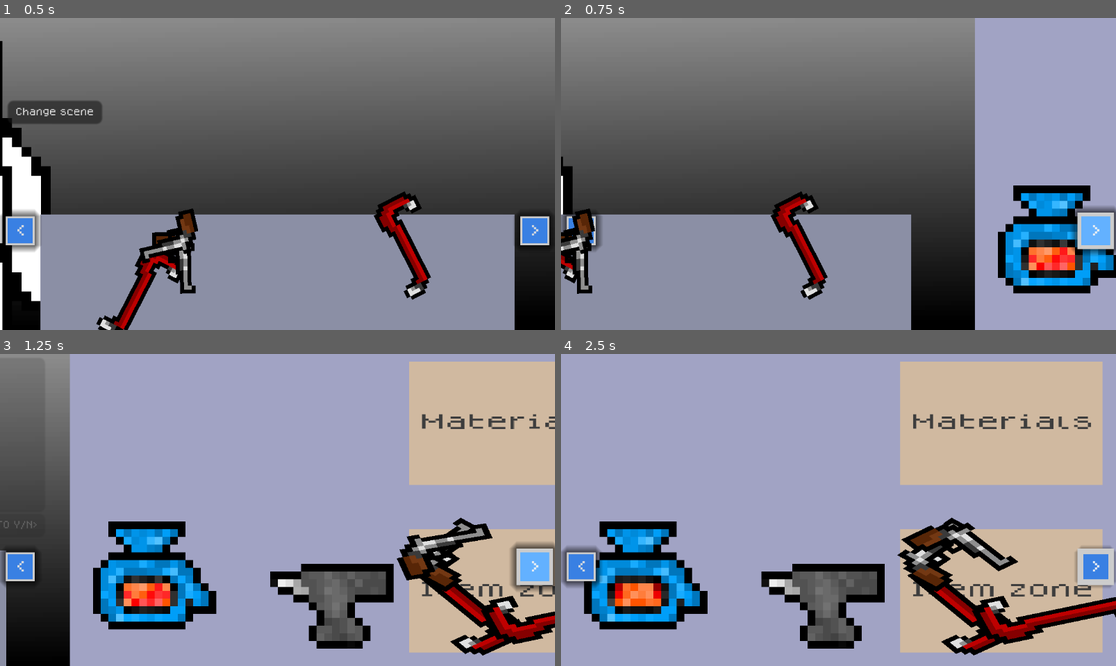
Above: before the commit, frames 1-4 (two rows, left to right).
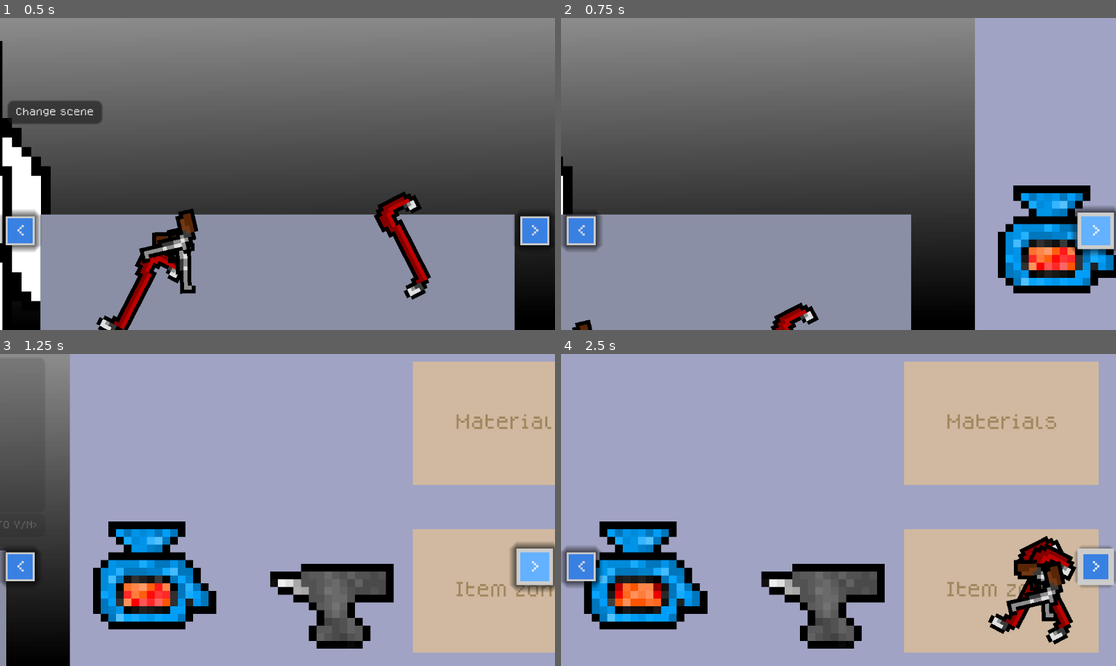
Above: after the commit, the same moments.

Repository: Azzty/projekt-kriminell
Game: Godot game, scene res://Scenes/Levels/store.tscn
Two runs of this game, one before a commit and one after it. Both use one fixed random seed, a clock stepped at 60 frames per second and the inputs below. This scene is started directly instead of the project's main scene.
Inputs (mouse positions are in pixels of both pictures, inside the frame that each line leads up to):
- Up to frame 1 (0.5 s): no input
- Up to frame 2 (0.75 s): click ">" at 0.5 s
- Up to frame 3 (1.25 s): no input
- Up to frame 4 (2.5 s): click "<" at 1.25 s; move the mouse to (960, 494) at 2.02 s; hold D (move_right) from 2.03 s (still down); tap E (interact_e) at 2.1 s; click (960, 494) at 2.17 s

Frame 1 is identical in both runs. In frame 2, 2.9% of the frame differs, in the area x 0-49%, y 55-100%; in frame 3, 5.5%; in frame 4, 9.4%, in the area x 60-100%, y 2-97%.

Commit message:
Made furnace consume items
- Made furnace delete valid items and add their name to internal inventory
- Added function to find first parent of class to utils

Diff:
--- a/Scenes/Levels/workshop.tscn
+++ b/Scenes/Levels/workshop.tscn
@@ -1,10 +1,10 @@
-[gd_scene load_steps=16 format=3 uid="uid://bw457hihc7a4e"]
+[gd_scene load_steps=11 format=3 uid="uid://bw457hihc7a4e"]
 
-[ext_resource type="Texture2D" uid="uid://bt8w6yq8repob" path="res://Assets/spritesheets/furnace.png" id="1_87fs4"]
 [ext_resource type="Script" uid="uid://bqvd6ter8ulmp" path="res://Scripts/World/Store/store_workshop.gd" id="1_xjikw"]
 [ext_resource type="Theme" uid="uid://difjd64jhu5hr" path="res://Assets/Themes/Main.tres" id="2_3uw30"]
 [ext_resource type="Script" uid="uid://d072qu4i70x61" path="res://Scripts/Items/movable_item.gd" id="2_vt3hl"]
-[ext_resource type="Texture2D" uid="uid://ghkrp0aax12d" path="res://Assets/sprites/anvil.png" id="3_aag5i"]
+[ext_resource type="PackedScene" uid="uid://dwxucpdl0c6tb" path="res://Scenes/Objects/Interactable Objects/furnace.tscn" id="3_vt3hl"]
+[ext_resource type="PackedScene" uid="uid://yxwb4g3hklg7" path="res://Scenes/Objects/Interactable Objects/anvil.tscn" id="4_vt3hl"]
 
 [sub_resource type="Gradient" id="Gradient_wm04y"]
 offsets = PackedFloat32Array(1)
@@ -15,46 +15,8 @@
 fill_from = Vector2(1, 1)
 fill_to = Vector2(0.978632, 0.0726496)
 
-[sub_resource type="AtlasTexture" id="AtlasTexture_xjikw"]
-atlas = ExtResource("1_87fs4")
-region = Rect2(16, 16, 16, 16)
-
-[sub_resource type="AtlasTexture" id="AtlasTexture_aag5i"]
-atlas = ExtResource("1_87fs4")
-region = Rect2(0, 16, 16, 16)
-
-[sub_resource type="AtlasTexture" id="AtlasTexture_3uw30"]
-atlas = ExtResource("1_87fs4")
-region = Rect2(16, 0, 16, 16)
-
-[sub_resource type="AtlasTexture" id="AtlasTexture_vt3hl"]
-atlas = ExtResource("1_87fs4")
-region = Rect2(0, 0, 16, 16)
-
-[sub_resource type="SpriteFrames" id="SpriteFrames_yqspi"]
-animations = [{
-"frames": [{
-"duration": 1.0,
-"texture": SubResource("AtlasTexture_xjikw")
-}, {
-"duration": 1.0,
-"texture": SubResource("AtlasTexture_aag5i")
-}, {
-"duration": 1.0,
-"texture": SubResource("AtlasTexture_3uw30")
-}],
-"loop": true,
-"name": &"active",
-"speed": 6.0
-}, {
-"frames": [{
-"duration": 1.0,
-"texture": SubResource("AtlasTexture_vt3hl")
-}],
-"loop": true,
-"name": &"idle",
-"speed": 0.0
-}]
+[sub_resource type="RectangleShape2D" id="RectangleShape2D_3uw30"]
+size = Vector2(101, 64)
 
 [sub_resource type="Gradient" id="Gradient_87fs4"]
 offsets = PackedFloat32Array(1)
@@ -63,12 +25,9 @@
 [sub_resource type="GradientTexture2D" id="GradientTexture2D_3uw30"]
 gradient = SubResource("Gradient_87fs4")
 
-[sub_resource type="RectangleShape2D" id="RectangleShape2D_3uw30"]
-size = Vector2(64, 64)
-
 [node name="Workshop" type="Node2D" node_paths=PackedStringArray("item_zone_cshape")]
 script = ExtResource("1_xjikw")
-item_zone_cshape = NodePath("ItemZone/Area2D/CollisionShape2D")
+item_zone_cshape = NodePath("ItemZone/CollisionShape2D")
 item_move_script = ExtResource("2_vt3hl")
 
 [node name="Workbench" type="Sprite2D" parent="."]
@@ -80,18 +39,17 @@
 [node name="Camera2D" type="Camera2D" parent="."]
 zoom = Vector2(4, 4)
 
-[node name="Furnace" type="AnimatedSprite2D" parent="."]
+[node name="Furnace" parent="." instance=ExtResource("3_vt3hl")]
 position = Vector2(-100, 30)
-scale = Vector2(4, 4)
-sprite_frames = SubResource("SpriteFrames_yqspi")
-animation = &"active"
-autoplay = "active"
-frame_progress = 0.865892
 
-[node name="ItemZone" type="Sprite2D" parent="."]
+[node name="Anvil" parent="." instance=ExtResource("4_vt3hl")]
+position = Vector2(-8, 50)
+
+[node name="ItemZone" type="Area2D" parent="."]
 position = Vector2(84.5, 42)
-scale = Vector2(1.64063, 1)
-texture = SubResource("GradientTexture2D_3uw30")
+
+[node name="CollisionShape2D" type="CollisionShape2D" parent="ItemZone"]
+shape = SubResource("RectangleShape2D_3uw30")
 
 [node name="Label" type="Label" parent="ItemZone"]
 offset_left = -32.0
@@ -107,21 +65,22 @@
 autowrap_mode = 2
 metadata/_edit_lock_ = true
 
-[node name="Area2D" type="Area2D" parent="ItemZone"]
+[node name="Sprite2D" type="Sprite2D" parent="ItemZone"]
+scale = Vector2(1.57813, 1)
+texture = SubResource("GradientTexture2D_3uw30")
 
-[node name="CollisionShape2D" type="CollisionShape2D" parent="ItemZone/Area2D"]
+[node name="MaterialZone" type="Area2D" parent="."]
+position = Vector2(84.5, 42)
+
+[node name="CollisionShape2D" type="CollisionShape2D" parent="MaterialZone"]
+position = Vector2(0, -87)
 shape = SubResource("RectangleShape2D_3uw30")
-
-[node name="MaterialZone" type="Sprite2D" parent="."]
-position = Vector2(84.5, -45)
-scale = Vector2(1.64063, 1)
-texture = SubResource("GradientTexture2D_3uw30")
 
 [node name="Label" type="Label" parent="MaterialZone"]
 offset_left = -32.0
-offset_top = -32.0
+offset_top = -119.0
 offset_right = 32.0
-offset_bottom = 32.0
+offset_bottom = -55.0
 theme = ExtResource("2_3uw30")
 theme_override_colors/font_color = Color(0.24, 0.24, 0.24, 1)
 theme_override_font_sizes/font_size = 8
@@ -131,14 +90,7 @@
 autowrap_mode = 2
 metadata/_edit_lock_ = true
 
-[node name="Area2D" type="Area2D" parent="MaterialZone"]
-position = Vector2(0, 87)
-
-[node name="CollisionShape2D" type="CollisionShape2D" parent="MaterialZone/Area2D"]
+[node name="Sprite2D" type="Sprite2D" parent="MaterialZone"]
 position = Vector2(0, -87)
-shape = SubResource("RectangleShape2D_3uw30")
-
-[node name="Sprite2D" type="Sprite2D" parent="."]
-position = Vector2(-8, 50)
-scale = Vector2(4, 4)
-texture = ExtResource("3_aag5i")
+scale = Vector2(1.57812, -1)
+texture = SubResource("GradientTexture2D_3uw30")
--- /dev/null
+++ b/Scenes/Objects/Interactable Objects/anvil.tscn
@@ -0,0 +1,17 @@
+[gd_scene load_steps=3 format=3 uid="uid://yxwb4g3hklg7"]
+
+[ext_resource type="Texture2D" uid="uid://ghkrp0aax12d" path="res://Assets/sprites/anvil.png" id="1_dbjif"]
+
+[sub_resource type="RectangleShape2D" id="RectangleShape2D_dbjif"]
+size = Vector2(16, 7)
+
+[node name="Anvil" type="Sprite2D"]
+scale = Vector2(4, 4)
+texture = ExtResource("1_dbjif")
+
+[node name="Area2D" type="Area2D" parent="."]
+
+[node name="CollisionShape2D" type="CollisionShape2D" parent="Area2D"]
+position = Vector2(0, -7)
+shape = SubResource("RectangleShape2D_dbjif")
+debug_color = Color(0, 0.941176, 0.0313726, 0.321569)
--- /dev/null
+++ b/Scenes/Objects/Interactable Objects/furnace.tscn
@@ -0,0 +1,67 @@
+[gd_scene load_steps=9 format=3 uid="uid://dwxucpdl0c6tb"]
+
+[ext_resource type="Texture2D" uid="uid://bt8w6yq8repob" path="res://Assets/spritesheets/furnace.png" id="1_8qxmj"]
+[ext_resource type="Script" uid="uid://b81icrwck86sq" path="res://Scripts/Items/furnace.gd" id="2_vy0ry"]
+
+[sub_resource type="AtlasTexture" id="AtlasTexture_xjikw"]
+atlas = ExtResource("1_8qxmj")
+region = Rect2(16, 16, 16, 16)
+
+[sub_resource type="AtlasTexture" id="AtlasTexture_aag5i"]
+atlas = ExtResource("1_8qxmj")
+region = Rect2(0, 16, 16, 16)
+
+[sub_resource type="AtlasTexture" id="AtlasTexture_3uw30"]
+atlas = ExtResource("1_8qxmj")
+region = Rect2(16, 0, 16, 16)
+
+[sub_resource type="AtlasTexture" id="AtlasTexture_vt3hl"]
+atlas = ExtResource("1_8qxmj")
+region = Rect2(0, 0, 16, 16)
+
+[sub_resource type="SpriteFrames" id="SpriteFrames_yqspi"]
+animations = [{
+"frames": [{
+"duration": 1.0,
+"texture": SubResource("AtlasTexture_xjikw")
+}, {
+"duration": 1.0,
+"texture": SubResource("AtlasTexture_aag5i")
+}, {
+"duration": 1.0,
+"texture": SubResource("AtlasTexture_3uw30")
+}],
+"loop": true,
+"name": &"active",
+"speed": 6.0
+}, {
+"frames": [{
+"duration": 1.0,
+"texture": SubResource("AtlasTexture_vt3hl")
+}],
+"loop": true,
+"name": &"idle",
+"speed": 0.0
+}]
+
+[sub_resource type="RectangleShape2D" id="RectangleShape2D_8qxmj"]
+size = Vector2(10, 10.1383)
+
+[node name="Furnace" type="AnimatedSprite2D"]
+scale = Vector2(4, 4)
+sprite_frames = SubResource("SpriteFrames_yqspi")
+animation = &"active"
+autoplay = "active"
+frame_progress = 0.865892
+script = ExtResource("2_vy0ry")
+
+[node name="Area2D" type="Area2D" parent="."]
+
+[node name="DropShape" type="CollisionShape2D" parent="Area2D"]
+unique_name_in_owner = true
+position = Vector2(-1, -7)
+shape = SubResource("RectangleShape2D_8qxmj")
+debug_color = Color(0, 0.94, 0.0313333, 0.321569)
+
+[connection signal="area_entered" from="Area2D" to="." method="_on_area_2d_area_entered"]
+[connection signal="area_exited" from="Area2D" to="." method="_on_area_2d_area_exited"]
--- a/Scenes/Objects/Interactable Objects/movable_item.tscn
+++ b/Scenes/Objects/Interactable Objects/movable_item.tscn
@@ -1,8 +1,19 @@
-[gd_scene load_steps=3 format=3 uid="uid://ce1e6off6xfnt"]
+[gd_scene load_steps=4 format=3 uid="uid://ce1e6off6xfnt"]
 
 [ext_resource type="Texture2D" uid="uid://b31o3k82w6koe" path="res://Assets/sprites/Items/Misc/apple.png" id="1_fxa2p"]
 [ext_resource type="Script" uid="uid://d072qu4i70x61" path="res://Scripts/Items/movable_item.gd" id="2_hpxu4"]
 
+[sub_resource type="RectangleShape2D" id="RectangleShape2D_r35oa"]
+size = Vector2(8, 8)
+
 [node name="movable_item" type="Sprite2D"]
 texture = ExtResource("1_fxa2p")
 script = ExtResource("2_hpxu4")
+
+[node name="Area2D" type="Area2D" parent="."]
+
+[node name="CollisionShape2D" type="CollisionShape2D" parent="Area2D"]
+unique_name_in_owner = true
+shape = SubResource("RectangleShape2D_r35oa")
+
+[connection signal="texture_changed" from="." to="." method="_on_texture_changed"]
--- /dev/null
+++ b/Scripts/Items/furnace.gd
@@ -0,0 +1,40 @@
+extends AnimatedSprite2D
+
+@onready var drop_cshape := %DropShape
+
+var items_in_drop_area = []
+
+@export var items_in_machine: Array
+
+func _on_area_2d_area_entered(area: Area2D) -> void:
+	print("I've been entered 😈😈😈")
+	var item: Sprite2D = Utilities.find_first_parent_of_class(area, "Sprite2D")
+	if not item.has_meta("item_properties"): return
+
+	self_modulate.r = 1.5
+	self_modulate.g = 1.5
+	self_modulate.b = 1.5
+
+	items_in_drop_area.append(item)
+
+func _on_area_2d_area_exited(area: Area2D) -> void:
+	var item: Sprite2D = Utilities.find_first_parent_of_class(area, "Sprite2D")
+	if not item.has_meta("item_properties"): return
+
+	self_modulate.r = 1
+	self_modulate.g = 1
+	self_modulate.b = 1
+
+	items_in_drop_area.erase(item)
+
+func _input(event: InputEvent) -> void:
+	if not event is InputEventMouseButton: return
+	if event.button_index != MOUSE_BUTTON_LEFT: return
+	if event.is_released():
+		for item: Sprite2D in items_in_drop_area:
+			var item_name: String = item.get_meta("item_properties").name
+			items_in_machine.append(item_name)
+			item.queue_free()
+		items_in_drop_area.clear()
+
+## TODO: Make it process finished goods into raw materials
--- a/Scripts/Items/game_item_class.gd
+++ b/Scripts/Items/game_item_class.gd
@@ -5,6 +5,8 @@
 var name: String
 var value: float
 var tags: Array
+
+## TODO: Add materials to items, for example: {"iron": 2, "wood": 1}
 
 static var item_data = {
 	"Revolver": {
--- a/Scripts/Items/movable_item.gd
+++ b/Scripts/Items/movable_item.gd
@@ -4,6 +4,7 @@
 @export var customer_drop_shape: CollisionShape2D
 @export var customer: Node
 @export var sold_particle_effect: GPUParticles2D
+@export var target_position: Vector2
 
 @onready var customer_requested_tags: Array[String]
 
@@ -40,10 +41,21 @@
 	# If out of bounds happened on this frame, bounce back
 	_keep_within_bounds()
 
-	if global_position.distance_to(grab_position) < 1.0 or holding_mouse0:
+	if holding_mouse0:
 		released_out_of_bounds = false
 	if released_out_of_bounds:
-		global_position = global_position.lerp(grab_position, 0.1)
+		print("Grab position out of bounds")
+		var rect = bounds_cshape.shape.get_rect()
+
+		if not rect.has_point(grab_position):
+			grab_position = Vector2(
+				0.3 * randi_range(-rect.size.x, rect.size.x),
+				0.3 * randi_range(-rect.size.y, rect.size.y)
+				)
+
+		print("Going to: ", grab_position)
+		position = position.lerp(grab_position, 0.1)
+		if position.distance_to(grab_position) < 1.0: released_out_of_bounds = false
 	# Move item towards mouse
 	acceleration = delta_position * STIFFNESS
 	velocity += acceleration
@@ -57,6 +69,7 @@
 
 	var bounds = bounds_cshape.shape.get_rect()
 	# Check if out of bounds
+
 	var outX = position.x < bounds.position.x or position.x > bounds.end.x
 	var outY = position.y < bounds.position.y or position.y > bounds.end.y
 
@@ -70,7 +83,6 @@
 		# If dropped on customer
 		if customer_drop_shape.shape.get_rect().has_point(local_mouse_pos):
 			_sell_item()
-
 
 	# If not yet out of bounds then reverse velocity (avoids getting stuck on edge)
 	if outX and not isOutOfBounds:
@@ -123,3 +135,7 @@
 		holding_mouse0 = true
 		grab_position = get_global_mouse_position()
 		get_viewport().set_input_as_handled()
+
+func _on_texture_changed() -> void:
+	var shape: RectangleShape2D = $%CollisionShape2D.shape
+	shape.size = get_rect().size
--- a/Scripts/Utilities/Utils.gd
+++ b/Scripts/Utilities/Utils.gd
@@ -13,3 +13,13 @@
 	var big_file_path: String = base_path + file_name + "_big." + file_extension
 
 	return big_file_path
+
+func find_first_parent_of_class(node:Node, class_type: String):
+	var parent = node.get_parent()
+	if parent:
+		if parent.get_class() == class_type:
+			return parent
+		else:
+			find_first_parent_of_class(parent, class_type)
+	else:
+		return null
--- a/Scripts/World/Store/store.gd
+++ b/Scripts/World/Store/store.gd
@@ -6,17 +6,26 @@
 ## TODO: Hide button when reaching edge
 
 var is_switching_scenes := false
+var current_scene := "shop"
+
+const MOVE_AMOUNT = Vector2(300, 0)
 
 func _on_button_to_shop_pressed() -> void:
-	const MOVE_AMOUNT = Vector2(300, 0)
 	move_scenes(MOVE_AMOUNT)
 
 func _on_button_to_workshop_pressed() -> void:
-	const MOVE_AMOUNT = Vector2(-300, 0)
-	move_scenes(MOVE_AMOUNT)
+	move_scenes(-MOVE_AMOUNT)
 
 func move_scenes(delta_position: Vector2):
 	is_switching_scenes = true
+	var shop_items := get_tree().get_nodes_in_group("shop_items")
+
+	for item in shop_items:
+		var tween := item.create_tween()
+		tween.set_ease(Tween.EASE_OUT)
+		tween.set_trans(Tween.TRANS_CIRC)
+		tween.tween_property(item, "position", item.position + Vector2(0, 100), 1.0)
+		tween.play()
 
 	# Create a tween to move from one scene to the other
 	var move_tween := create_tween()
@@ -28,6 +37,35 @@
 	move_tween.play()
 
 	await move_tween.finished
+
+	for item in shop_items:
+		item.position += Vector2(MOVE_AMOUNT)
+		var tween := item.create_tween()
+		tween.set_ease(Tween.EASE_OUT)
+		tween.set_trans(Tween.TRANS_CIRC)
+		tween.tween_property(item, "position", item.position - Vector2(0, 100), 0.5)
+		tween.play()
+
+	match shop_node.position:
+		Vector2(0,0):
+			current_scene = "shop"
+			var bounds_cshape = find_child("Counter").find_child("Counter_shape")
+			for item in shop_items:
+				item.reparent(find_child("Counter"), true)
+				item.bounds_cshape = bounds_cshape
+				item.isOutOfBounds = true
+				item.released_out_of_bounds = true
+		-MOVE_AMOUNT:
+			current_scene = "workshop"
+			var bounds_cshape = find_child("ItemZone").find_child("CollisionShape2D")
+			for item in shop_items:
+				item.reparent(find_child("ItemZone"), true)
+				item.bounds_cshape = bounds_cshape
+				item.holding_mouse0 = false
+				item.isOutOfBounds = true
+				item.released_out_of_bounds = true
+		_:
+			current_scene = "unknown"
 	is_switching_scenes = false
 
 func _input(event: InputEvent) -> void:
--- a/Scripts/World/Store/store_shop.gd
+++ b/Scripts/World/Store/store_shop.gd
@@ -2,6 +2,8 @@
 
 @onready var counter: Area2D = $Counter
 @onready var counter_collisionshape: CollisionShape2D = $Counter/Counter_shape
+
+const movable_item_scene = preload("res://Scenes/Objects/Interactable Objects/movable_item.tscn")
 
 @export var item_move_script: Script
 @export var sold_particle_effect: GPUParticles2D
@@ -30,7 +32,7 @@
 		else:
 			texture = item_data.texture
 
-		var item := Sprite2D.new()
+		var item := movable_item_scene.instantiate()
 		item.texture = texture
 
 		var counterRect = counter_collisionshape.shape.get_rect()
@@ -50,6 +52,7 @@
 		item.set_meta("item_properties", item_data)
 		item.item_sold.connect(_on_item_sold.bind(item))
 		spawned_items.append(item)
+		item.add_to_group("shop_items")
 
 func update_item_customer(item: Sprite2D):
 	item.customer = current_customer
--- a/Scripts/World/Store/store_workshop.gd
+++ b/Scripts/World/Store/store_workshop.gd
@@ -7,29 +7,29 @@
 
 ## TODO: Change so that it uses the items from shop instead. Also scale is incorrect on items
 
-func _ready() -> void:
-	for item_data: Object in GameState.inventory:
-			var texture := CompressedTexture2D.new()
-			var big_file_path: String = Utilities.get_bigger_texture_version(item_data.texture.resource_path)
-
-			# Change to larger texture version if exists
-			if FileAccess.file_exists(big_file_path):
-				texture = load(big_file_path)
-			else:
-				texture = item_data.texture
-
-			var item := Sprite2D.new()
-			item.texture = texture
-
-			var item_zone_rect = item_zone_cshape.shape.get_rect()
-
-			# Random position on counter (divided by 3 instead of 2 for padding)
-			item.position = Vector2(item_zone_rect.get_center() + Vector2(randf_range(-item_zone_rect.size.x/3, item_zone_rect.size.x/3), randf_range(-item_zone_rect.size.y/3, item_zone_rect.size.y/3)))
-			item.z_index = 2
-			item.rotate(randf_range(-PI, PI))
-			item.scale = Vector2(2,2)
-			item.set_script(item_move_script)
-			item.bounds_cshape = get_node("ItemZone/Area2D/CollisionShape2D")
-			item_zone.add_child(item)
-			item.name = item_data.name
-			item.set_meta("item_properties", item_data)
+#func _ready() -> void:
+	#for item_data: Object in GameState.inventory:
+			#var texture := CompressedTexture2D.new()
+			#var big_file_path: String = Utilities.get_bigger_texture_version(item_data.texture.resource_path)
+			#
+			## Change to larger texture version if exists
+			#if FileAccess.file_exists(big_file_path):
+				#texture = load(big_file_path)
+			#else:
+				#texture = item_data.texture
+			#
+			#var item := Sprite2D.new()
+			#item.texture = texture
+			#
+			#var item_zone_rect = item_zone_cshape.shape.get_rect()
+			#
+			## Random position on counter (divided by 3 instead of 2 for padding)
+			#item.position = Vector2(item_zone_rect.get_center() + Vector2(randf_range(-item_zone_rect.size.x/3, item_zone_rect.size.x/3), randf_range(-item_zone_rect.size.y/3, item_zone_rect.size.y/3)))
+			#item.z_index = 2
+			#item.rotate(randf_range(-PI, PI))
+			#item.scale = Vector2(2,2)
+			#item.set_script(item_move_script)
+			#item.bounds_cshape = get_node("ItemZone/Area2D/CollisionShape2D")
+			#item_zone.add_child(item)
+			#item.name = item_data.name
+			#item.set_meta("item_properties", item_data)
Not shown, added: Scripts/Items/furnace.gd.uid
